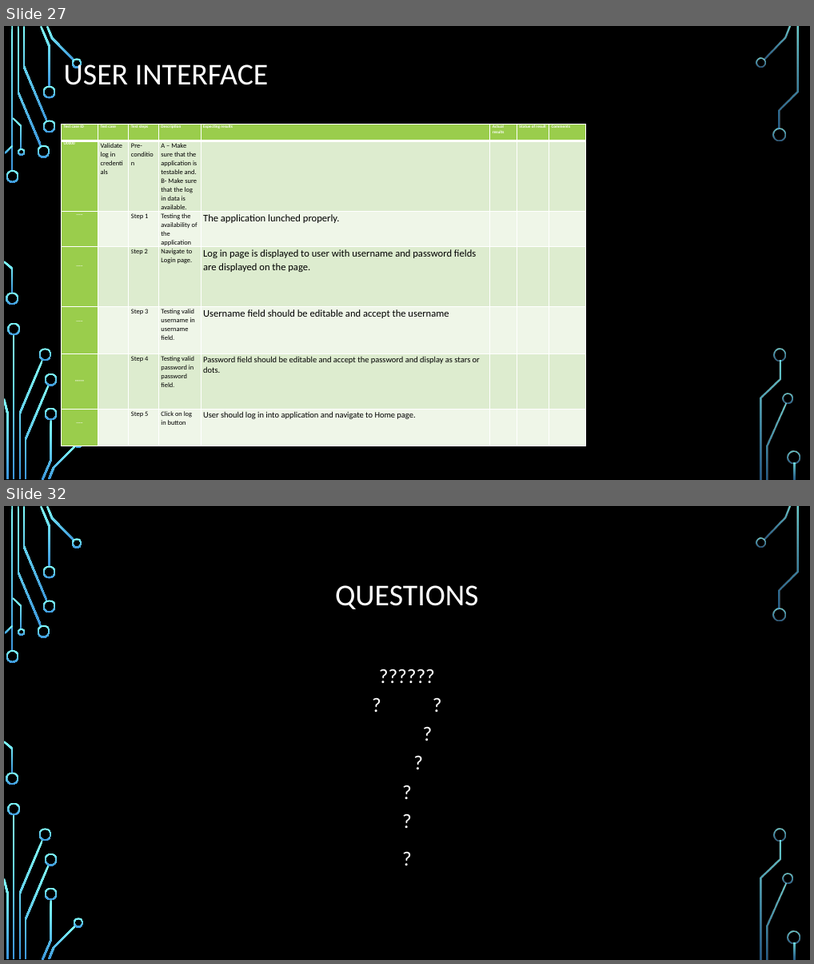
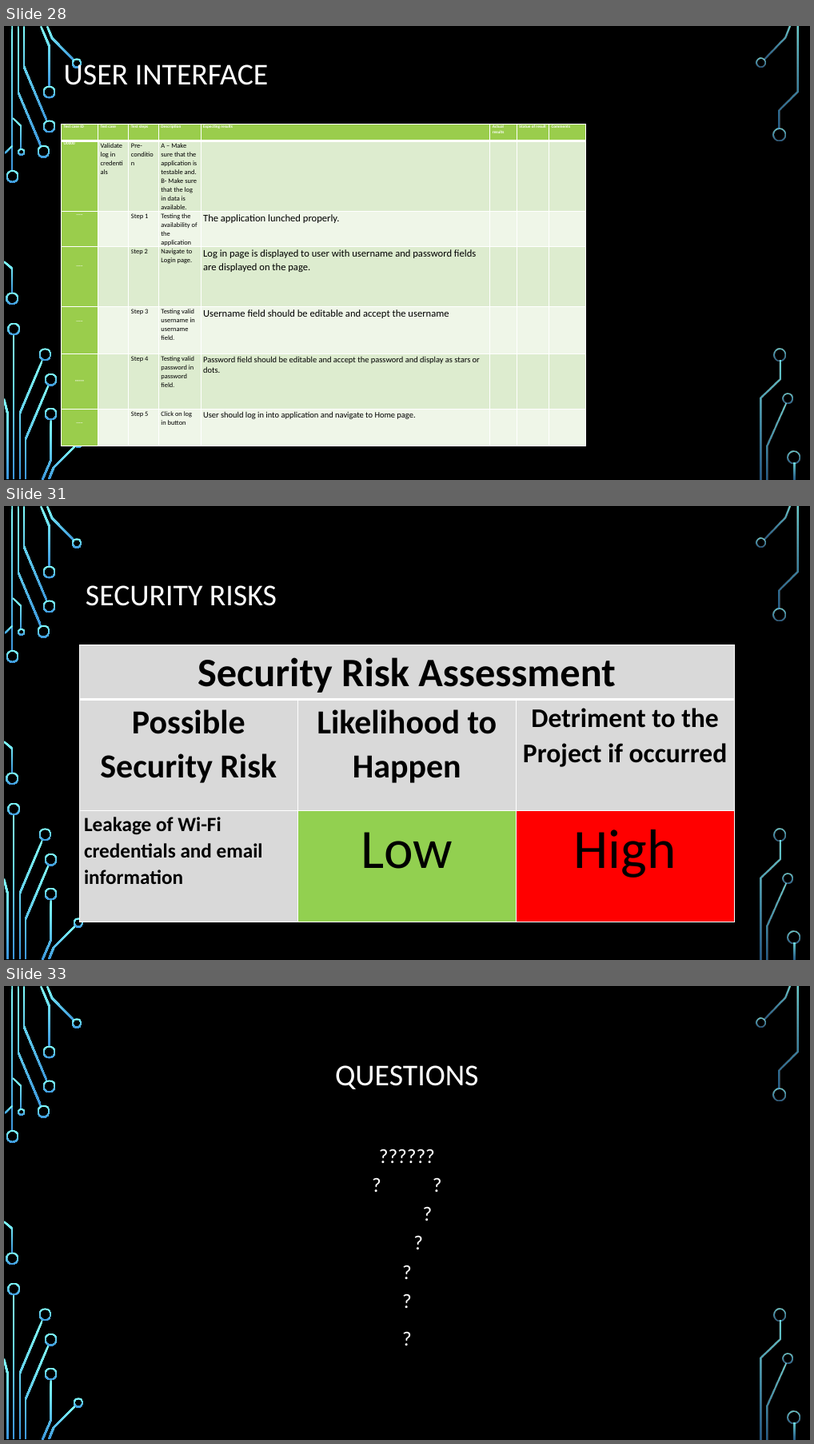
Before and after one commit to dontaylor6000/Group27_Tracker, a slide deck: Documentation/PDR.pptx. Shown one above the other, each under a label of ours: slides 27 and 32 before the commit, slides 28, 31 and 33 after it; the slides between them are not shown. The pictures are 814x964 and 814x1444 pixels, drawn with LibreOffice and Linux fonts; fonts in the diff are those of the drawing; background and template pictures are left out. Boxes give left, top, right and bottom in pixels: in the first picture for what was removed or moved away, otherwise in the second. Text is boxed around its words. In the diff, an @@ line names an element or a change of style, - is before the commit and + after.

```diff
--- a/Documentation/PDR.pptx
+++ b/Documentation/PDR.pptx
@@ slide 31 added at [4, 506, 810, 960], background picture (left out); not listed: 36 template elements that a slide beside it also shows @@
@@ title added at [86, 585, 277, 606], 36 pt, text #FFFFFF @@
+SECURITY RISKS
@@ table added at [80, 644, 734, 922], 3 rows, 3 columns @@
+Security Risk Assessment |  | 
+Possible Security Risk | Likelihood to Happen | Detriment to the Project if occurred
+Leakage of Wi-Fi credentials and email information | Low | High
@@ what was slide 27 is now slide 28 @@
@@ what was slide 32 is now slide 33 @@
```
Also in this commit, not shown: 12 slides changed, 1 other slide added, 1 slide removed.
